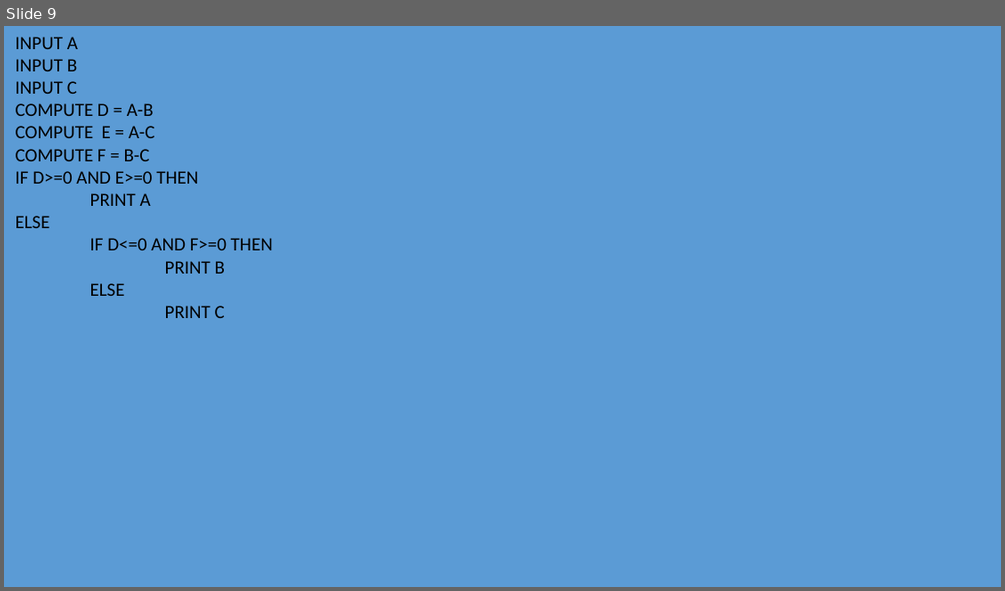
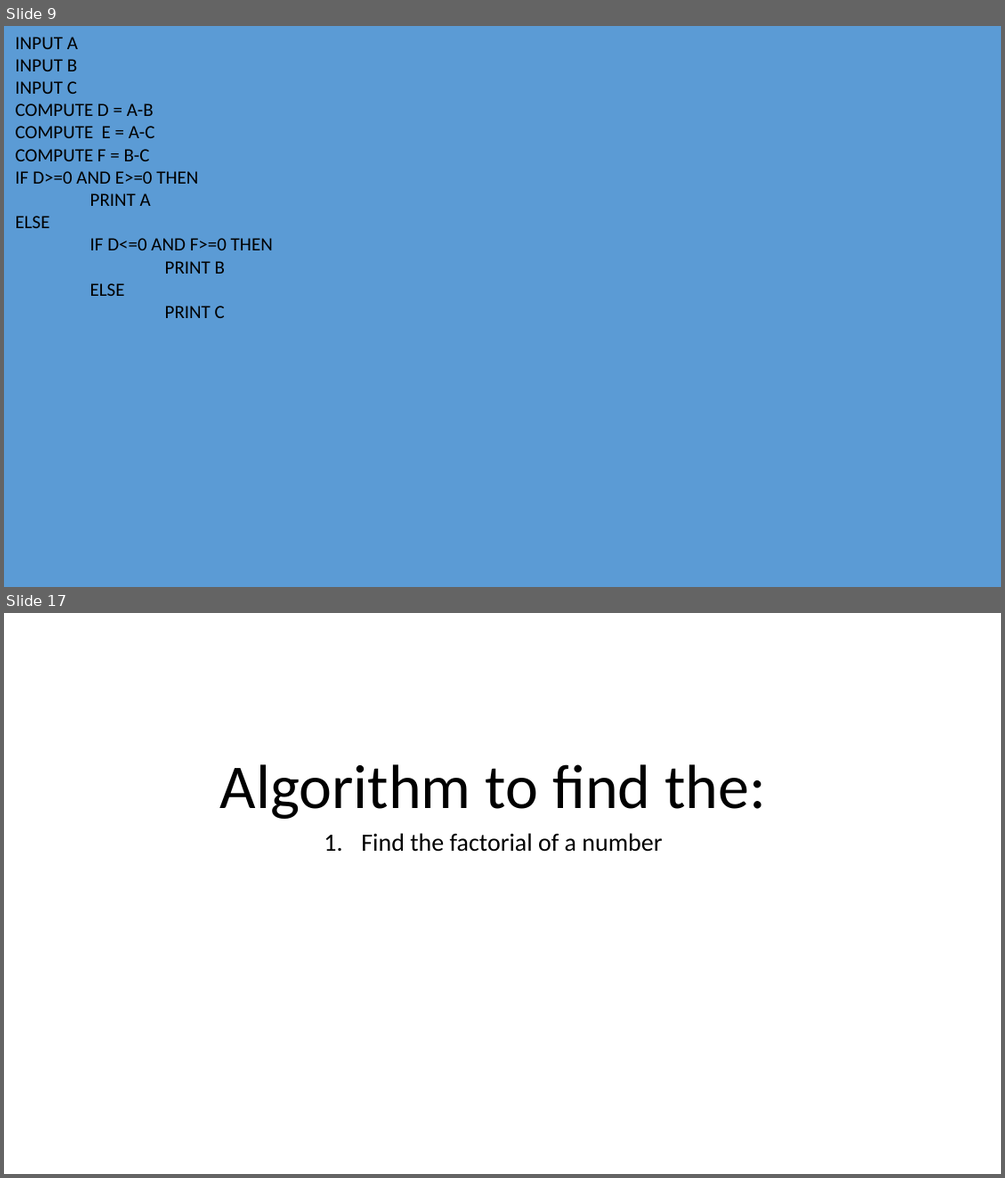
Before and after one commit to 3l4k/Lotanna_OkekeCSC102, a slide deck: Lotanna OkekeAA1.pptx. Shown one above the other, each under a label of ours: slide 9 before the commit, slides 9 and 17 after it; the slides between them are not shown. The pictures are 1005x591 and 1005x1178 pixels, drawn with LibreOffice and Linux fonts; fonts in the diff are those of the drawing. Boxes give left, top, right and bottom in pixels: in the first picture for what was removed or moved away, otherwise in the second. Text is boxed around its words. In the diff, an @@ line names an element or a change of style, - is before the commit and + after.

```diff
--- a/Lotanna OkekeAA1.pptx
+++ b/Lotanna OkekeAA1.pptx
@@ slide 17 added at [4, 613, 1001, 1174], background #FFFFFF @@
@@ title added at [220, 764, 767, 819], 60 pt, text #000000 @@
+Algorithm to find the:
@@ subtitle added at [361, 833, 662, 852], 24 pt, text #000000 @@
+1. Find the factorial of a number
```
Also in this commit, not shown: 4 slides changed, 8 other slides added, 1 other file.
